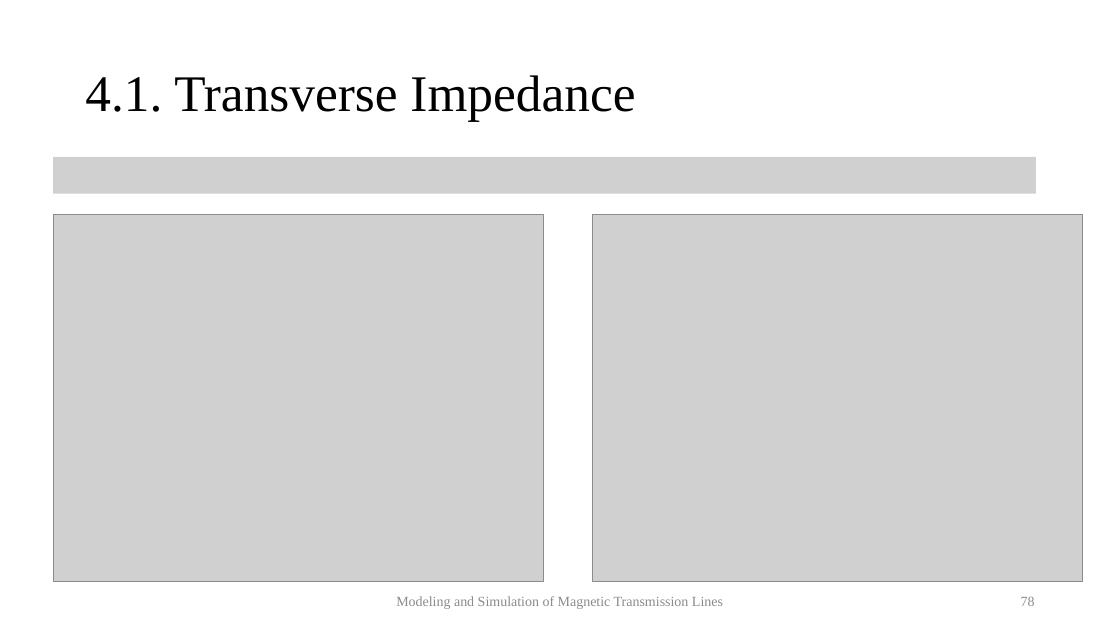
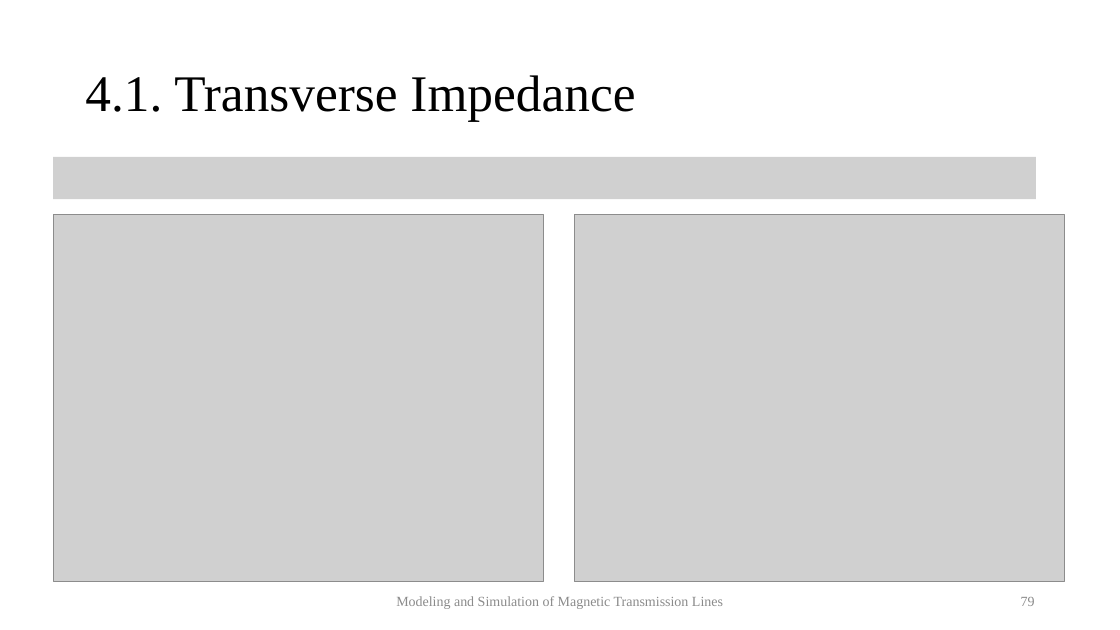
Before and after one commit to MuhammadShamaas1997/MGTL, a slide deck: slide 79 of Thesis/Thesis Final Presentation.pptx (slide 78 before the commit). Drawn at 1120x630 pixels with LibreOffice and Linux fonts; fonts in the diff are those of the drawing; grey boxes stand for pictures. Boxes give left, top, right and bottom in pixels: in the first picture for what was removed or moved away, otherwise in the second. Text is boxed around its words. In the diff, an @@ line names an element or a change of style, - is before the commit and + after.

```diff
--- a/Thesis/Thesis Final Presentation.pptx
+++ b/Thesis/Thesis Final Presentation.pptx
@@ picture: place and size @@
-picture at box(53, 157, 1036, 194)
+picture at box(53, 157, 1036, 199)
@@ picture: place and size @@
-picture at box(593, 214, 1083, 582)
+picture at box(574, 214, 1064, 582)
@@ page number at box(1021, 597, 1035, 606): text changed @@
-78
+79
```
Also in this commit, not shown: 4 other slides changed, 1 slide added, 1 other file.
